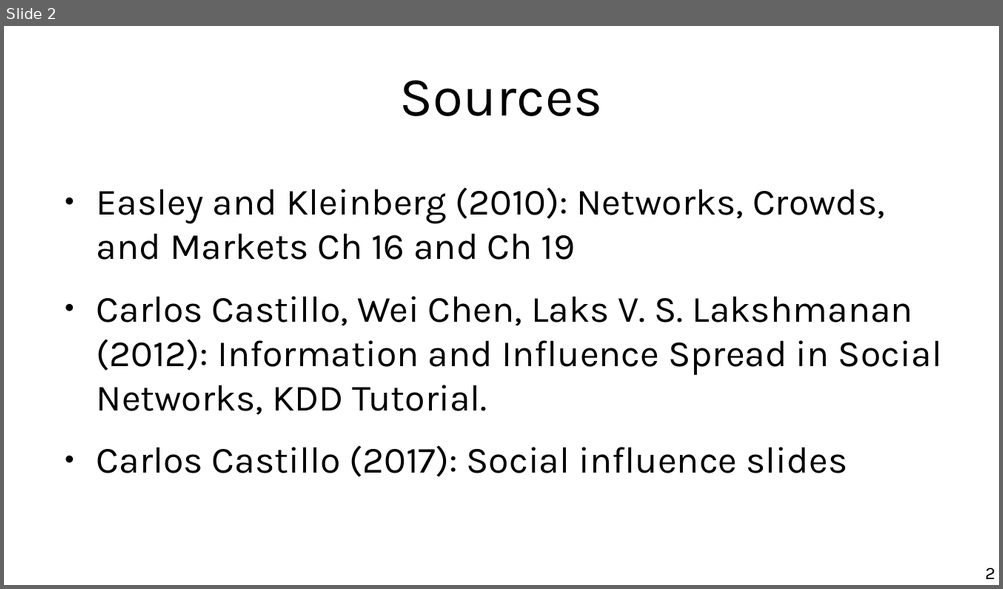
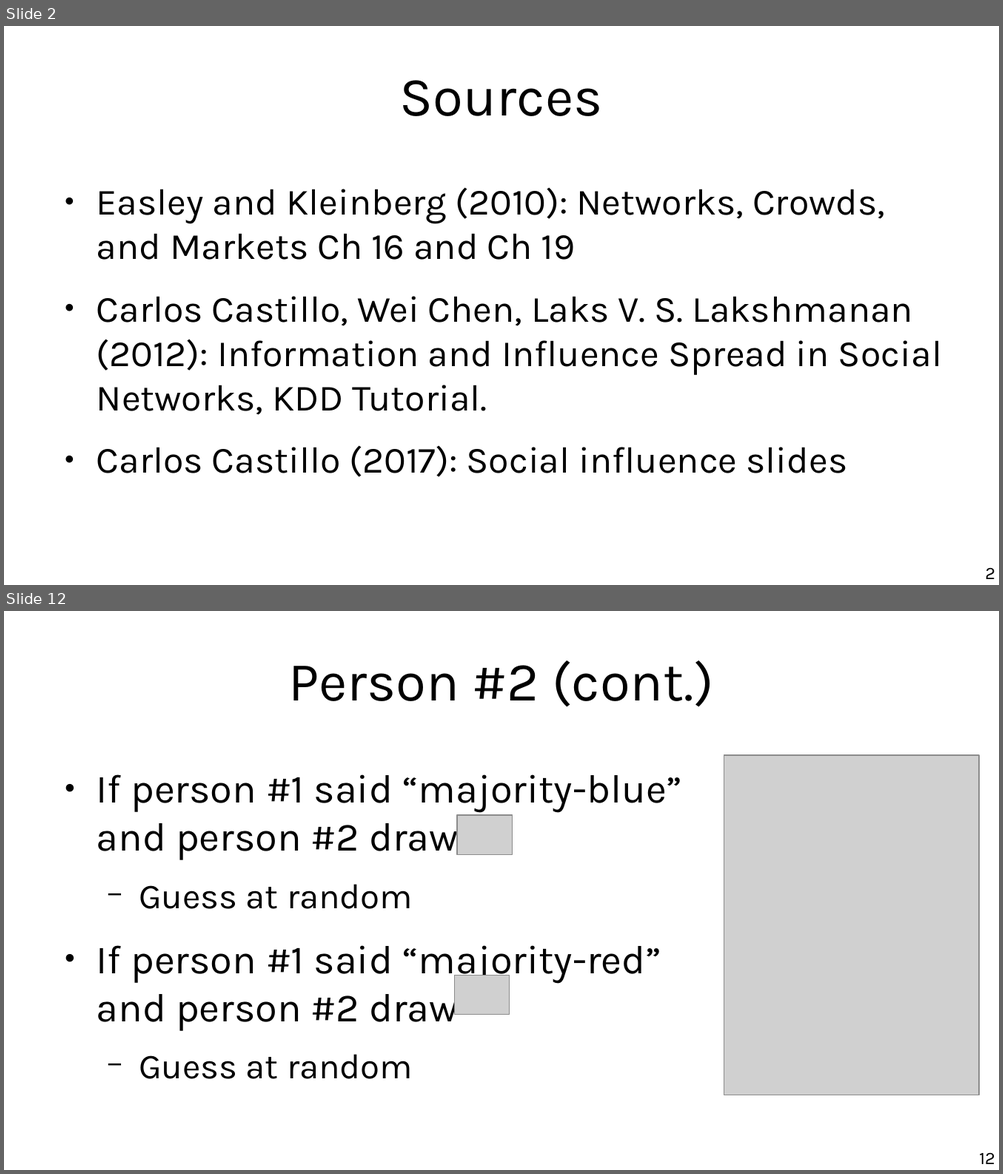
Before and after one commit to chatox/networks-science-course, a slide deck: theory/tt17_spreading_phenomena.odp. Shown one above the other, each under a label of ours: slide 2 before the commit, slides 2 and 12 after it; the slides between them are not shown. The pictures are 1003x589 and 1003x1174 pixels, drawn with LibreOffice and Linux fonts; fonts in the diff are those of the drawing; grey boxes stand for pictures. Boxes give left, top, right and bottom in pixels: in the first picture for what was removed or moved away, otherwise in the second. Text is boxed around its words. In the diff, an @@ line names an element or a change of style, - is before the commit and + after.

```diff
--- a/theory/tt17_spreading_phenomena.odp
+++ b/theory/tt17_spreading_phenomena.odp
@@ slide 12 added at [4,611,999,1170], background #FFFFFF @@
@@ title added at [288,661,713,707], 44 pt, text #000000 @@
+Person #2 (cont.)
@@ picture added at [724,755,979,1096] @@
@@ text added at [96,775,682,1079], 32 pt, text #000000 @@
+● If person #1 said “majority-blue” and person #2 draw
+  − Guess at random
+● If person #1 said “majority-red” and person #2 draw
+  − Guess at random
@@ picture added at [457,815,512,854] @@
@@ picture added at [455,976,509,1015] @@
@@ page number added at [979,1153,995,1165], 14 pt, text #000000 @@
+12
```
Also in this commit, not shown: 16 other slides added, 2 slides removed.
